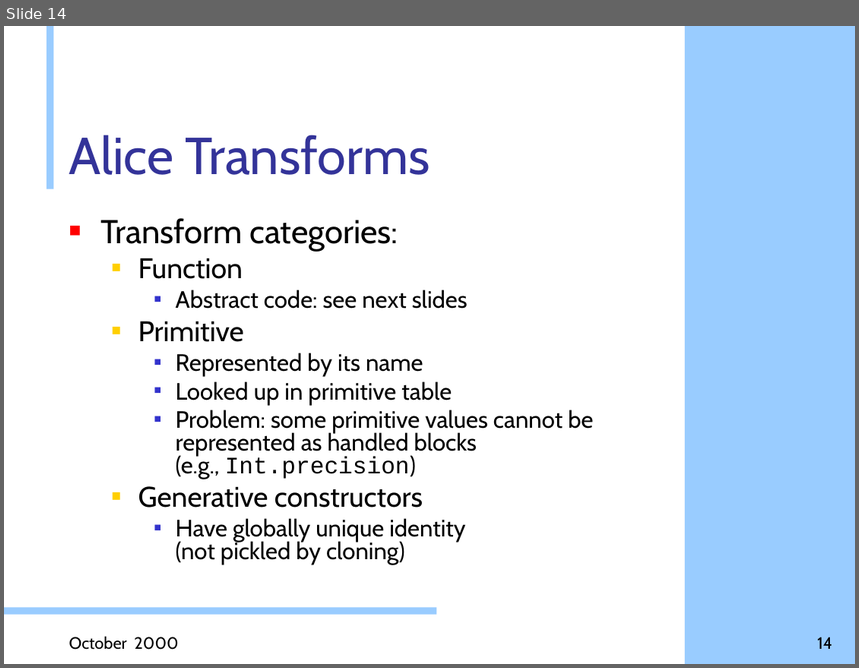
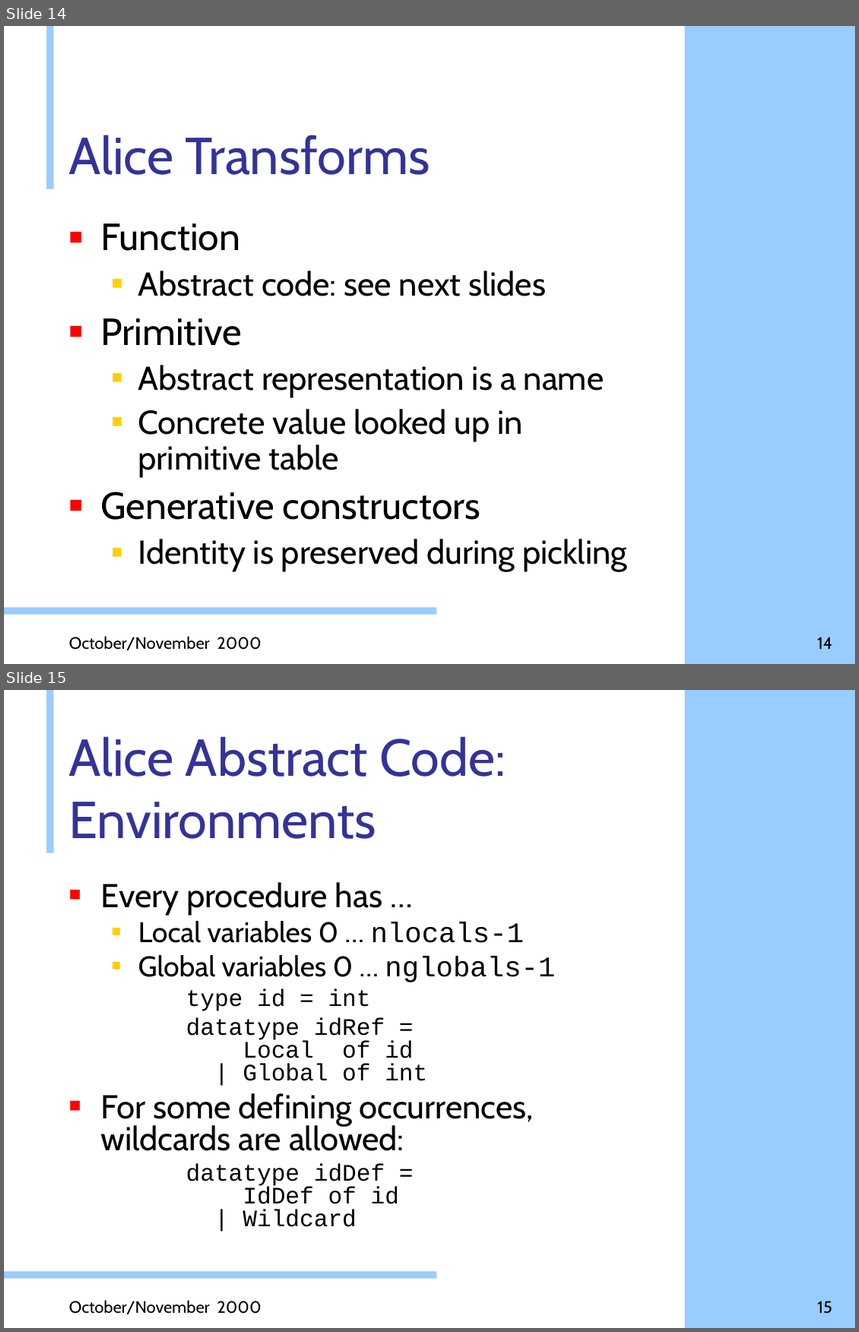
Before and after one commit to doublec/aliceml-abandoned, a slide deck: doc/presentations/Stockwerk Design.ppt. Shown one above the other, each under a label of ours: slide 14 before the commit, slides 14 and 15 after it. The pictures are 859x668 and 859x1332 pixels, drawn with LibreOffice and Linux fonts; fonts in the diff are those of the drawing; background and template pictures are left out. Boxes give left, top, right and bottom in pixels: in the first picture for what was removed or moved away, otherwise in the second. Text is boxed around its words. In the diff, an @@ line names an element or a change of style, - is before the commit and + after.

```diff
--- a/doc/presentations/Stockwerk Design.ppt
+++ b/doc/presentations/Stockwerk Design.ppt
@@ slide 15 added at (4, 690, 855, 1328), background #FFFFFF; not listed: 3 template elements that a slide beside it also shows @@
@@ title added at (69, 736, 506, 839), 44 pt, text #333399 @@
+Alice Abstract Code: Environments
@@ text added at (101, 882, 555, 1227), 20 pt, text #000000 @@
+■ Every procedure has …
+  ■ Local variables 0 … nlocals-1
+  ■ Global variables 0 … nglobals-1
+type id = int
+datatype idRef =
+Local of id
+| Global of int
+■ For some defining occurrences,
+  wildcards are allowed:
+datatype idDef =
+IdDef of id
+| Wildcard
@@ text added at (69, 1300, 261, 1315), 14 pt, text #000000 @@
+October/November 2000
@@ page number added at (818, 1301, 832, 1314), 14 pt, text #000000 @@
+15
@@ slide 14 changed as well @@
@@ text at (101, 218, 398, 251): paragraph removed @@
-■ Transform categories:
@@ text at (101, 224, 546, 520): size 24 to 32 pt in "Function", "Primitive", "Generative constructors"; size 20 to 28 pt in "Abstract code: see next slides"; list level 2 to 1 in "Function"; line spacing 0.8 to 0.9; bullet colour #FFCF01 to #FF0000; list level 3 to 2 in "Abstract code: see next slides"; bullet colour #3333CC to #FFCF01; list level 2 to 1 in "Primitive"; list level 2 to 1 in "Generative constructors" @@
@@ text at (139, 365, 604, 477): text changed; size 20 to 28 pt @@
-    ■ Represented by its name
-    ■ Looked up in primitive table
-    ■ Problem: some primitive values cannot be
-      represented as handled blocks
-      (e.g., Int.precision)
+  ■ Abstract representation is a name
+  ■ Concrete value looked up in
+    primitive table
@@ text at (139, 539, 627, 572): text changed; size 20 to 28 pt @@
-    ■ Have globally unique identity
-      (not pickled by cloning)
+  ■ Identity is preserved during pickling
@@ text at (69, 636, 261, 651): text changed @@
-October 2000
+October/November 2000
```
Also in this commit, not shown: 17 other slides changed, 1 other slide added.
